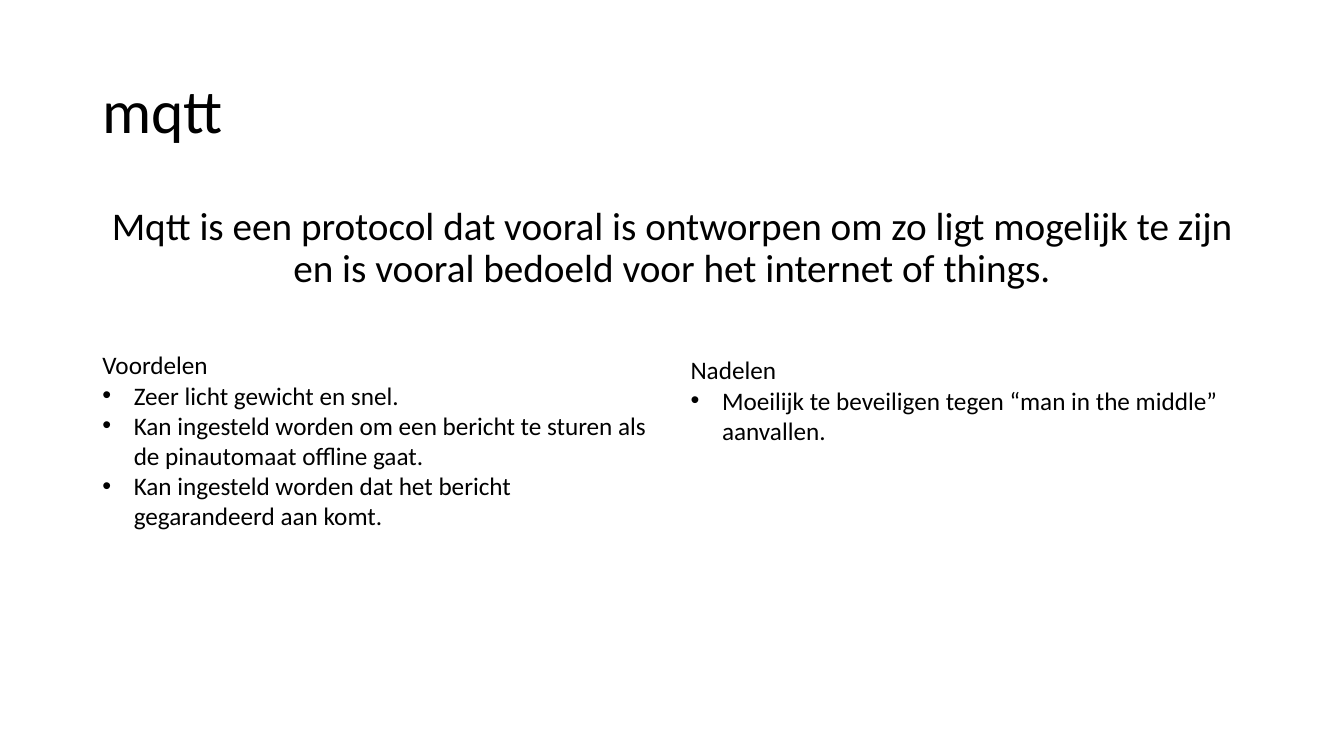
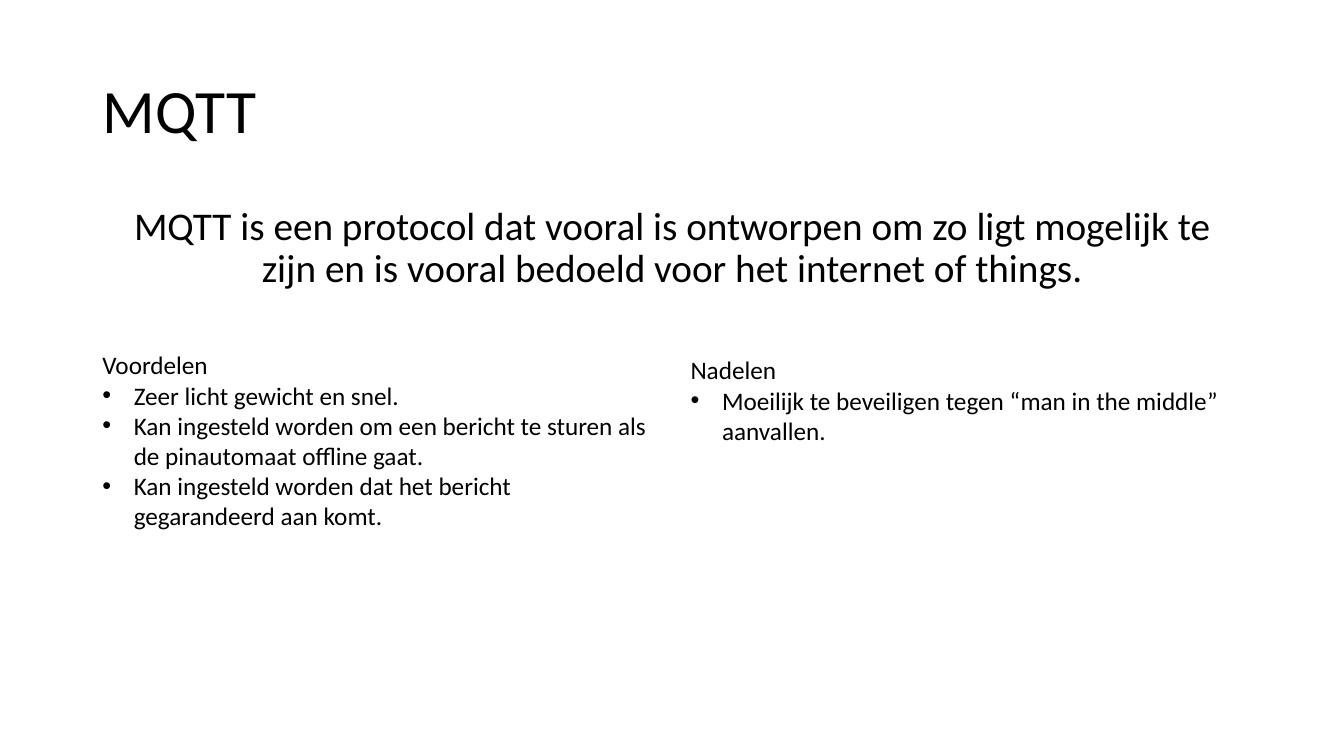
Before and after one commit to boaskalma/project4prive, a slide deck: slide 20 of voorstel centrale bank.pptx. Drawn at 1344x756 pixels with LibreOffice and Linux fonts; fonts in the diff are those of the drawing. Boxes give left, top, right and bottom in pixels: in the first picture for what was removed or moved away, otherwise in the second. Text is boxed around its words. In the diff, an @@ line names an element or a change of style, - is before the commit and + after.

```diff
--- a/voorstel centrale bank.pptx
+++ b/voorstel centrale bank.pptx
@@ title at <box>102,93,256,141</box>: text changed @@
-mqtt
+MQTT
@@ text at <box>134,212,1210,289</box>: text changed @@
-Mqtt is een protocol dat vooral is ontworpen om zo ligt mogelijk te zijn en is vooral bedoeld voor het internet of things.
+MQTT is een protocol dat vooral is ontworpen om zo ligt mogelijk te zijn en is vooral bedoeld voor het internet of things.
```
Also in this commit, not shown: 31 other slides changed.
